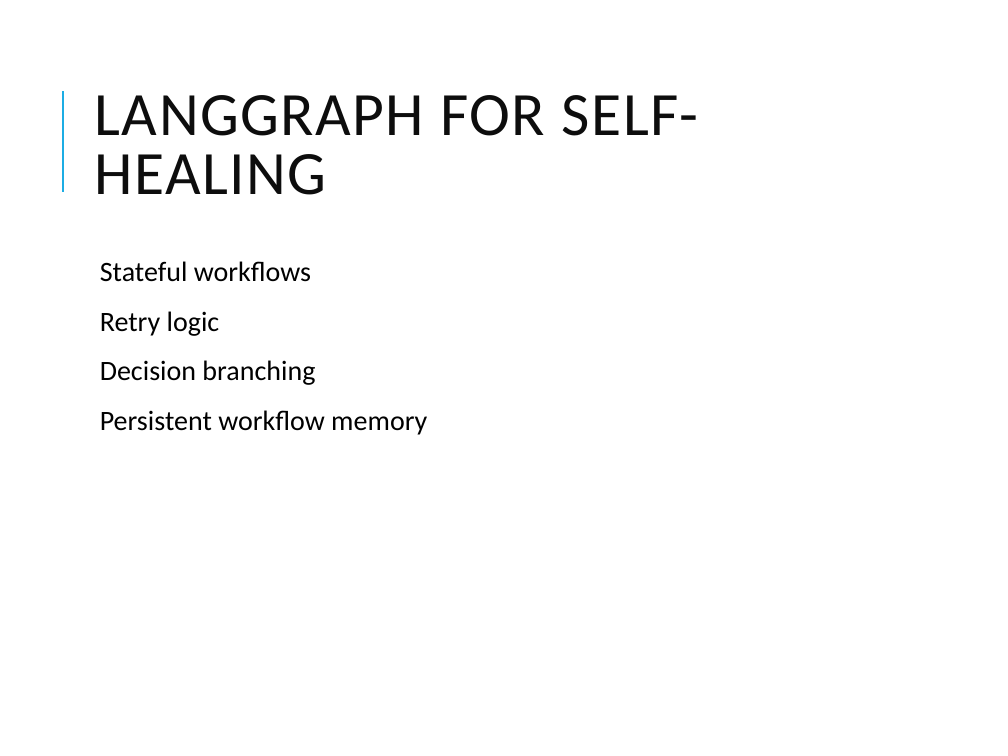
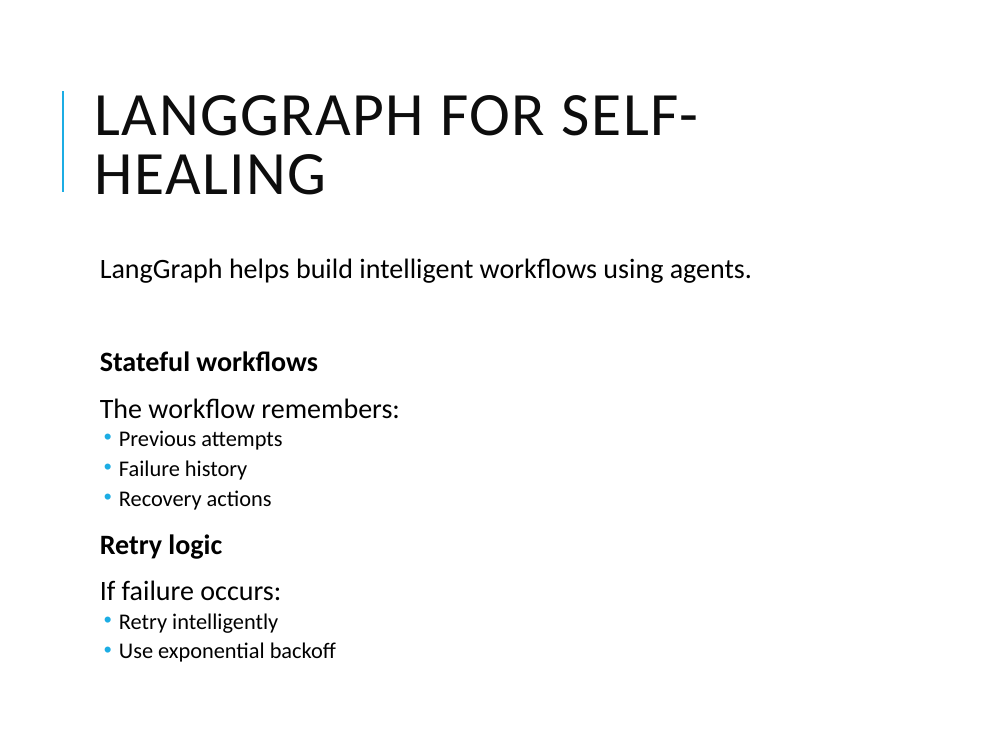
Before and after one commit to vikash-verma-profile/SIG-GENAI-May-2026, a slide deck: slide 34 of Week-3/Day-2/Autonomous_AI_Data_Quality_Self_Healing_Pipelines.pptx (slide 13 before the commit). Drawn at 1008x756 pixels with LibreOffice and Linux fonts; fonts in the diff are those of the drawing. Boxes give left, top, right and bottom in pixels: in the first picture for what was removed or moved away, otherwise in the second. Text is boxed around its words. In the diff, an @@ line names an element or a change of style, - is before the commit and + after.

```diff
--- a/Week-3/Day-2/Autonomous_AI_Data_Quality_Self_Healing_Pipelines.pptx
+++ b/Week-3/Day-2/Autonomous_AI_Data_Quality_Self_Healing_Pipelines.pptx
@@ text at (x1=100, y1=258, x2=752, y2=283): paragraph added @@
+  LangGraph helps build intelligent workflows using agents.
@@ text at (x1=100, y1=351, x2=318, y2=559): bold on in "Stateful workflows", "Retry logic"; line spacing 0.9 to 0.8 @@
@@ text at (x1=100, y1=398, x2=400, y2=510): paragraphs added @@
+  The workflow remembers:
+  • Previous attempts
+  • Failure history
+  • Recovery actions
@@ text at (x1=100, y1=580, x2=336, y2=662): text changed; size 20 to 16 pt @@
-  Decision branching
-  Persistent workflow memory
+  If failure occurs:
+  • Retry intelligently
+  • Use exponential backoff
```
Also in this commit, not shown: 10 other slides changed, 26 slides added, 2 other files.
